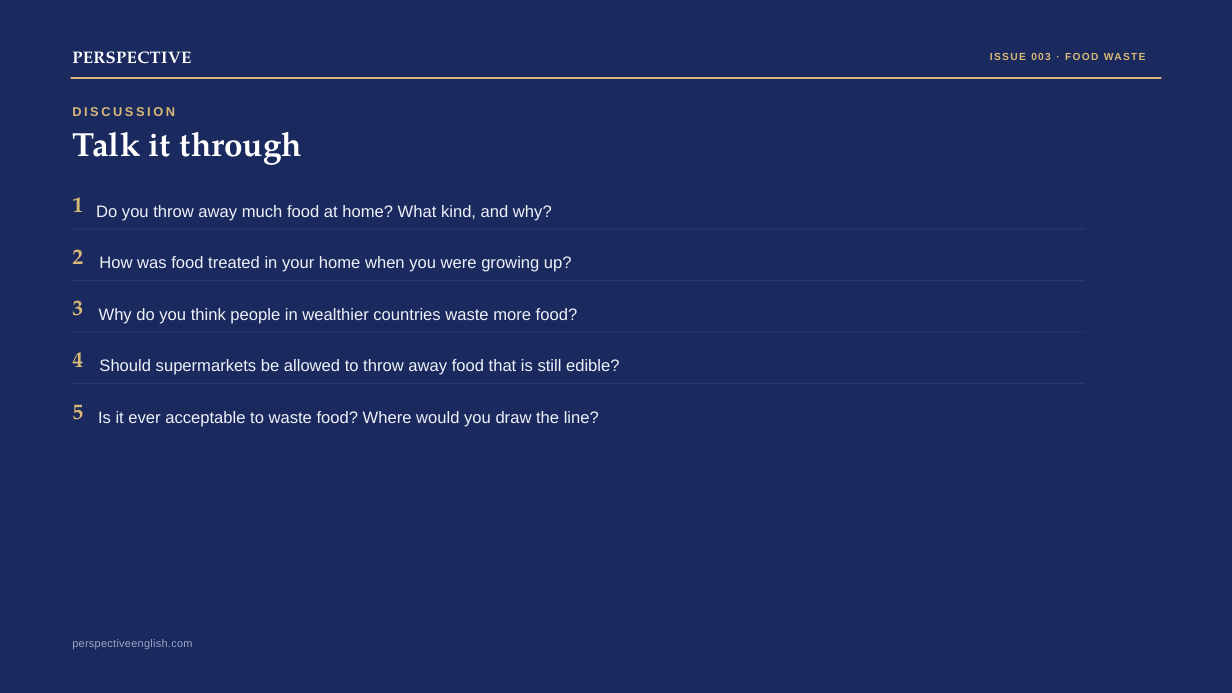
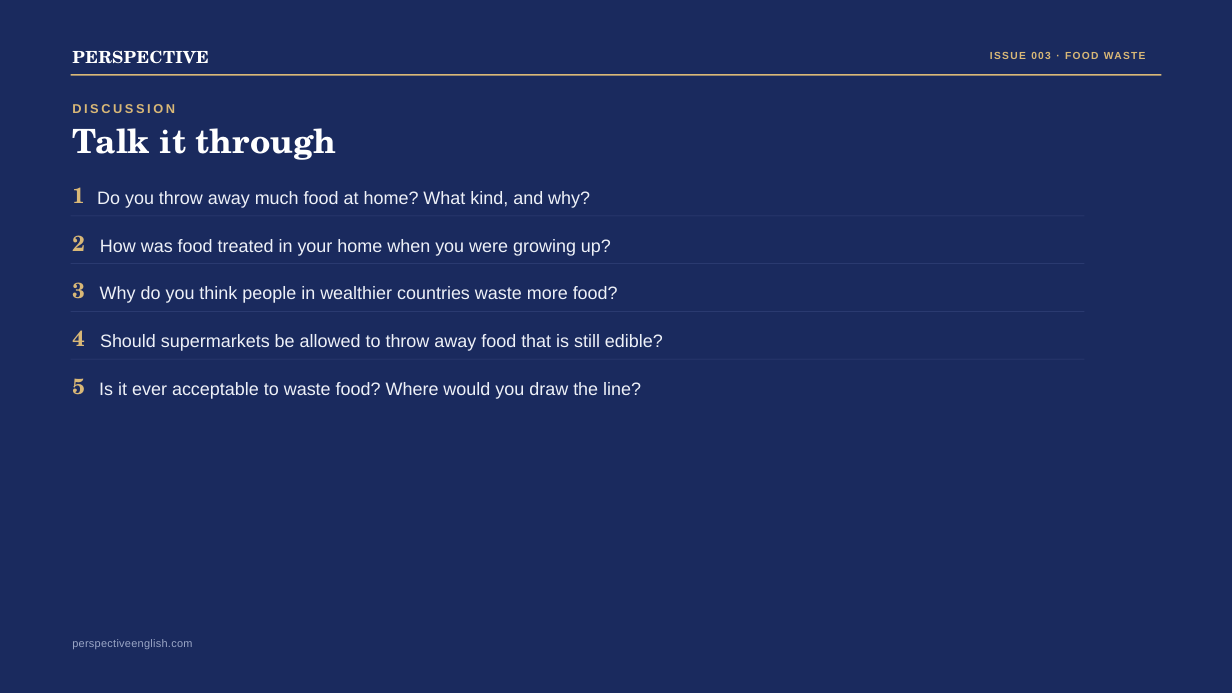
Before and after one commit to Swinka85/perspective-english, a slide deck: slide 10 of downloads/issue003-ppt.pptx. Drawn at 1232x693 pixels with LibreOffice and Linux fonts; fonts in the diff are those of the drawing. Boxes give left, top, right and bottom in pixels: in the first picture for what was removed or moved away, otherwise in the second. Text is boxed around its words. In the diff, an @@ line names an element or a change of style, - is before the commit and + after.

```diff
--- a/downloads/issue003-ppt.pptx
+++ b/downloads/issue003-ppt.pptx
@@ text "1": place and size @@
-text "1" at bbox=[72, 197, 83, 212]
+text "1" at bbox=[72, 187, 85, 203]
@@ text "2": place and size @@
-text "2" at bbox=[72, 249, 83, 264]
+text "2" at bbox=[72, 235, 85, 251]
@@ 2 texts, 2 rectangles: place and size @@
-2 texts, 2 rectangles at bbox=[71, 205, 1085, 281]
+2 texts, 2 rectangles at bbox=[71, 191, 1085, 264]
@@ text "3": place and size @@
-text "3" at bbox=[72, 300, 83, 316]
+text "3" at bbox=[72, 282, 85, 299]
@@ text "Why do you think people ...": place and size @@
-text "Why do you think people ..." at bbox=[99, 308, 578, 324]
+text "Why do you think people ..." at bbox=[100, 286, 618, 303]
@@ rectangle: place and size @@
-rectangle at bbox=[71, 332, 1085, 333]
+rectangle at bbox=[71, 311, 1085, 312]
@@ text "4": place and size @@
-text "4" at bbox=[72, 352, 83, 367]
+text "4" at bbox=[72, 330, 85, 346]
@@ text "Should supermarkets be allowed to ...": place and size @@
-text "Should supermarkets be allowed to ..." at bbox=[99, 359, 620, 375]
+text "Should supermarkets be allowed to ..." at bbox=[100, 334, 663, 351]
@@ rectangle: place and size @@
-rectangle at bbox=[71, 383, 1085, 384]
+rectangle at bbox=[71, 359, 1085, 360]
@@ font TeX Gyre Pagella to TeX Gyre Schola in 7 elements at bbox=[72, 50, 209, 64], bbox=[72, 128, 337, 160], bbox=[72, 235, 85, 251], bbox=[72, 187, 85, 203], bbox=[72, 282, 85, 299], bbox=[72, 330, 85, 346], bbox=[72, 378, 85, 395] @@
@@ text "5": place and size @@
-text "5" at bbox=[72, 404, 83, 420]
+text "5" at bbox=[72, 378, 85, 395]
@@ size 19.4 to 21 pt; line spacing 1.2 to 1.14 in 5 elements at bbox=[97, 191, 590, 208], bbox=[100, 239, 611, 256], bbox=[100, 286, 618, 303], bbox=[100, 334, 663, 351], bbox=[99, 382, 641, 399] @@
@@ text "Is it ever acceptable to ...": place and size @@
-text "Is it ever acceptable to ..." at bbox=[98, 411, 599, 427]
+text "Is it ever acceptable to ..." at bbox=[99, 382, 641, 399]
```
Also in this commit, not shown: 14 other slides changed, 5 other files.
